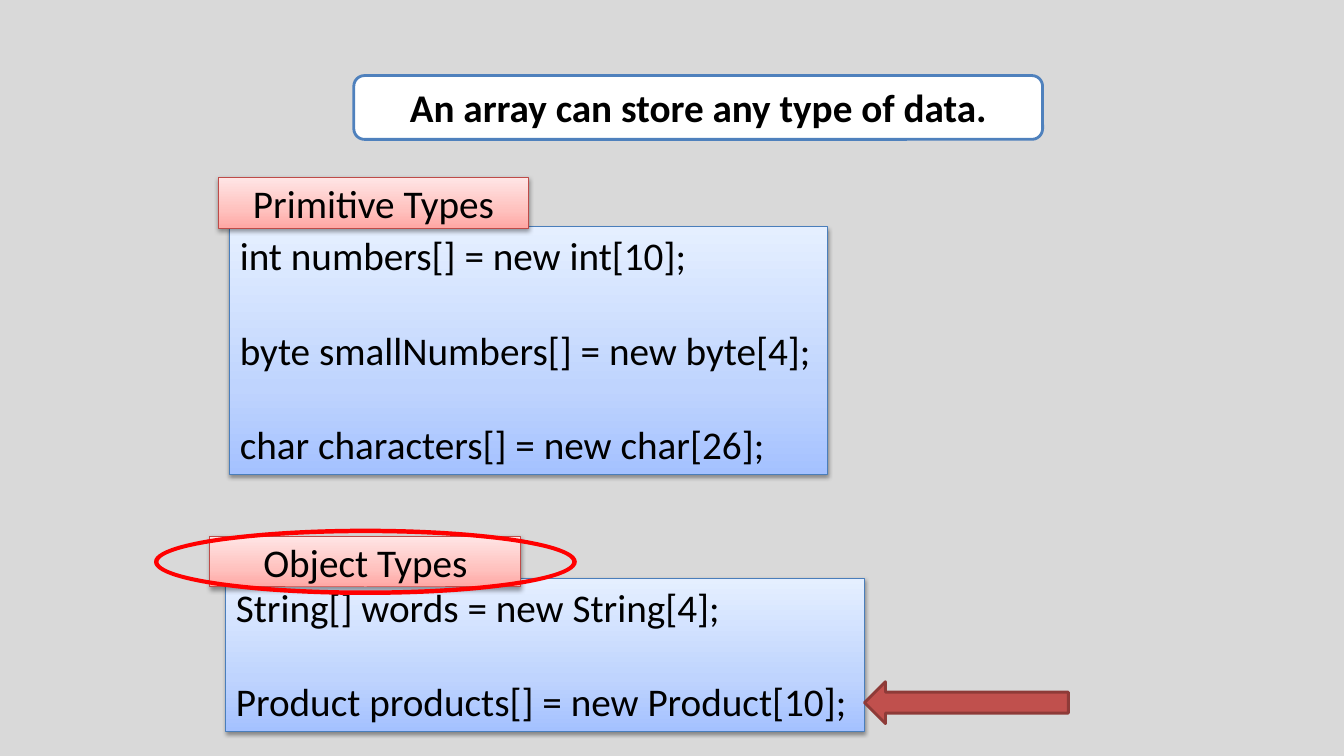
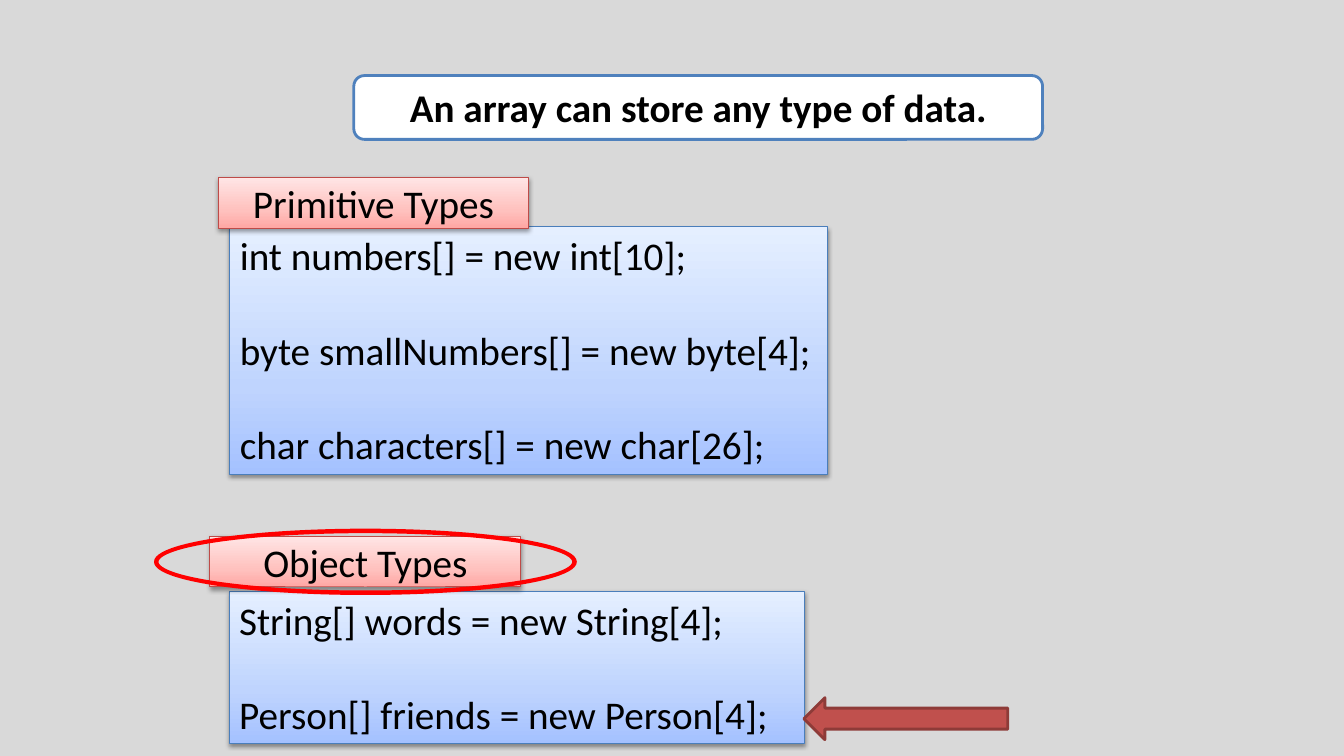
Before and after one commit to Programming-Fundamentals-SETU/prog-fund-1-sept-25, a slide deck: slide 21 of topic06-arrays/unit-1/talk-2-array-classes/b-array-classes.pptx (slide 20 before the commit). Drawn at 1344x756 pixels with LibreOffice and Linux fonts; fonts in the diff are those of the drawing. Boxes give left, top, right and bottom in pixels: in the first picture for what was removed or moved away, otherwise in the second. Text is boxed around its words. In the diff, an @@ line names an element or a change of style, - is before the commit and + after.

Commit message:
update arrays-classes to use Person instead of Product

```diff
--- a/topic06-arrays/unit-1/talk-2-array-classes/b-array-classes.pptx
+++ b/topic06-arrays/unit-1/talk-2-array-classes/b-array-classes.pptx
@@ rectangle "String[] words = new String[4];" resized from (x1=226, y1=579, x2=865, y2=731) to (x1=229, y1=591, x2=805, y2=743) @@
@@ text in rectangle at (x1=239, y1=700, x2=768, y2=735): text changed @@
-Product products[] = new Product[10];
+Person[] friends = new Person[4];
@@ right arrow moved from (x1=865, y1=682, x2=1069, y2=724) to (x1=805, y1=698, x2=1008, y2=740) @@
```
Also in this commit, not shown: 9 other slides changed, 4 slides added, 3 slides removed, 37 other files.
